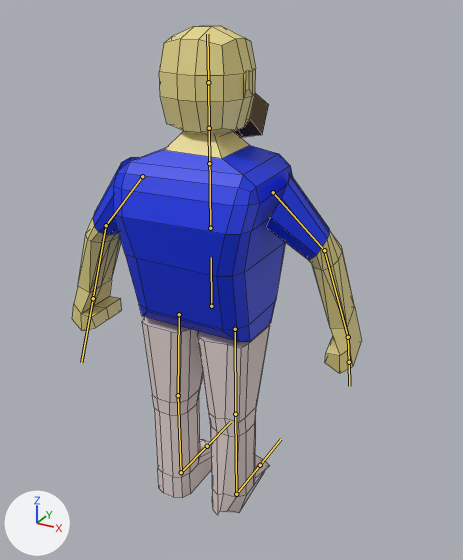
What one commit did to the FBX model Assets/Models/bro2.fbx.
Camera for both pictures: a 50 mm camera at (1.74, -2.92, 2.98) aimed at (0.05, 0.15, 1.44). The lights are fixed; the arrows at lower left show +X, +Y and +Z. Both versions are drawn at frame 1 of the action 'Armature|CubeAction_Cube'; the numbers are the values there. The bones that bend it are drawn over the model as lines. Mesh edges are drawn as thin lines.
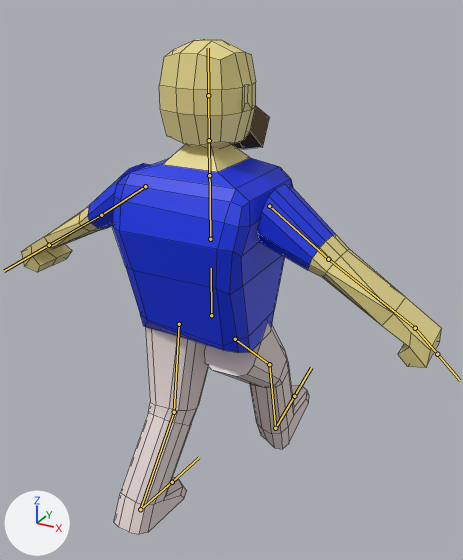
Changed parts and their boxes (x1, y1, x2, y2) in the pictures (463 x 560 px):
'Mesh', posed (45% wider)
    before: (72, 25, 362, 515)
    after: (21, 39, 442, 535)
bone 'Hip', root to tip
    before: (211, 306) to (211, 257)
    after: (211, 315) to (211, 268)
bone 'UpperChest', root to tip
    before: (210, 228) to (209, 150)
    after: (210, 239) to (209, 162)
bone 'Head', root to tip
    before: (209, 128) to (208, 82)
    after: (209, 140) to (208, 95)
bone 'UpperArm.L', root to tip
    before: (142, 176) to (106, 225)
    after: (145, 186) to (101, 215)
bone 'LowerArm.L', root to tip
    before: (106, 225) to (93, 298)
    after: (101, 215) to (49, 245)
bone 'UpperArm.R', root to tip
    before: (273, 192) to (324, 250)
    after: (269, 206) to (328, 259)
bone 'LowerArm.R', root to tip
    before: (324, 250) to (348, 337)
    after: (328, 259) to (415, 328)
bone 'UpperLeg.L', root to tip
    before: (179, 314) to (178, 395)
    after: (179, 324) to (174, 412)
bone 'LowerLeg.L', root to tip
    before: (178, 395) to (181, 472)
    after: (174, 412) to (140, 509)
bone 'Foot.L', root to tip
    before: (181, 472) to (207, 446)
    after: (140, 509) to (172, 482)
bone 'UpperLeg.R', root to tip
    before: (235, 329) to (235, 414)
    after: (235, 339) to (269, 364)
bone 'LowerLeg.R', root to tip
    before: (235, 414) to (236, 494)
    after: (269, 364) to (275, 428)

The change, as a list of edits to the scene's bpy script:
```text
Change bone_hip:
    where bone_hip = bpy.data.objects['Armature'].pose.bones['Hip']
    bone_hip.location: (0.0, -0.131, 0.0) -> (0.0, -0.195, 0.0)
Change bone_upperchest:
    where bone_upperchest = bpy.data.objects['Armature'].pose.bones['UpperChest']  # child of 'Hip'
    bone_upperchest.rotation_quaternion: (0.999, 0.0, 0.042, 0.0) -> (1.0, 0.0, 0.0, 0.0)  # degrees (0, 5, 0) -> degrees (0, 0, 0)
Change bone_head:
    where bone_head = bpy.data.objects['Armature'].pose.bones['Head']  # child of 'Neck'
    bone_head.rotation_quaternion: (1.0, 0.0, -0.025, 0.0) -> (1.0, 0.0, 0.0, 0.0)  # degrees (0, -3, 0) -> degrees (0, 0, 0)
Change bone_upperarm_l:
    where bone_upperarm_l = bpy.data.objects['Armature'].pose.bones['UpperArm.L']  # child of 'UpperChest'
    bone_upperarm_l.rotation_quaternion: (0.985, -0.153, -0.07, 0.037) -> (1.0, 0.0, 0.0, 0.0)  # degrees (-18, -7, 5) -> degrees (0, 0, 0)
Change bone_lowerarm_l:
    where bone_lowerarm_l = bpy.data.objects['Armature'].pose.bones['LowerArm.L']  # child of 'UpperArm.L'
    bone_lowerarm_l.rotation_quaternion: (0.972, -0.21, 0.103, -0.033) -> (1.0, 0.0, 0.0, 0.0)  # degrees (-25, 11, -6) -> degrees (0, 0, 0)
Change bone_upperarm_r:
    where bone_upperarm_r = bpy.data.objects['Armature'].pose.bones['UpperArm.R']  # child of 'UpperChest'
    bone_upperarm_r.rotation_quaternion: (0.985, -0.102, -0.118, 0.072) -> (1.0, 0.0, 0.0, 0.0)  # degrees (-13, -13, 10) -> degrees (0, 0, 0)
Change bone_lowerarm_r:
    where bone_lowerarm_r = bpy.data.objects['Armature'].pose.bones['LowerArm.R']  # child of 'UpperArm.R'
    bone_lowerarm_r.rotation_quaternion: (0.954, -0.263, 0.136, 0.036) -> (1.0, 0.0, 0.0, 0.0)  # degrees (-31, 16, 0) -> degrees (0, 0, 0)
Change bone_upperleg_l:
    where bone_upperleg_l = bpy.data.objects['Armature'].pose.bones['UpperLeg.L']  # child of 'Hip'
    bone_upperleg_l.rotation_quaternion: (1.0, 0.0, 0.0, 0.0) -> (0.996, -0.028, -0.001, 0.09)  # degrees (0, 0, 0) -> degrees (-3, 0, 10)
Change bone_lowerleg_l:
    where bone_lowerleg_l = bpy.data.objects['Armature'].pose.bones['LowerLeg.L']  # child of 'UpperLeg.L'
    bone_lowerleg_l.rotation_quaternion: (1.0, 0.0, 0.0, 0.0) -> (0.975, 0.05, 0.005, 0.215)  # degrees (0, 0, 0) -> degrees (6, -1, 25)
Change bone_foot_l:
    where bone_foot_l = bpy.data.objects['Armature'].pose.bones['Foot.L']  # child of 'LowerLeg.L'
    bone_foot_l.rotation_quaternion: (1.0, 0.0, 0.0, 0.0) -> (0.966, 0.022, -0.001, -0.258)  # degrees (0, 0, 0) -> degrees (2, 1, -30)
Change bone_upperleg_r:
    where bone_upperleg_r = bpy.data.objects['Armature'].pose.bones['UpperLeg.R']  # child of 'Hip'
    bone_upperleg_r.rotation_quaternion: (1.0, 0.0, 0.0, 0.0) -> (0.909, 0.015, 0.009, 0.417)  # degrees (0, 0, 0) -> degrees (2, 0, 49)
Change bone_lowerleg_r:
    where bone_lowerleg_r = bpy.data.objects['Armature'].pose.bones['LowerLeg.R']  # child of 'UpperLeg.R'
    bone_lowerleg_r.rotation_quaternion: (1.0, 0.0, 0.0, 0.0) -> (0.952, -0.028, -0.001, -0.306)  # degrees (0, 0, 0) -> degrees (-3, -1, -36)
```
